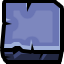
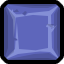
Before/after of a 64px x 64px layered artwork. What changed in the layer stack:
removed group "Hover" (3 layers) over [left=4, top=3, right=63, bottom=64]
removed layer "Forme 3 copie 9" from group "Hover" over [left=4, top=3, right=60, bottom=50]
removed layer "Forme 4 copie 9" from group "Hover" over [left=4, top=50, right=60, bottom=60]
removed layer "Forme 5 copie 9" from group "Hover" over [left=4, top=3, right=63, bottom=64]
added group "button small normal" with 4 layers above "Layer 0" over [left=4, top=4, right=60, bottom=60]
added layer "Shape 7" (15%) in group "button small normal" over [left=4, top=4, right=60, bottom=60]
added layer "Shape 6" (multiply, 15%) in group "button small normal" over [left=4, top=4, right=60, bottom=60]
added layer "Shape 1" (overlay, 40%) in group "button small normal" over [left=4, top=4, right=60, bottom=60]
added layer "Rounded Rectangle 1" in group "button small normal" over [left=4, top=4, right=60, bottom=60]
